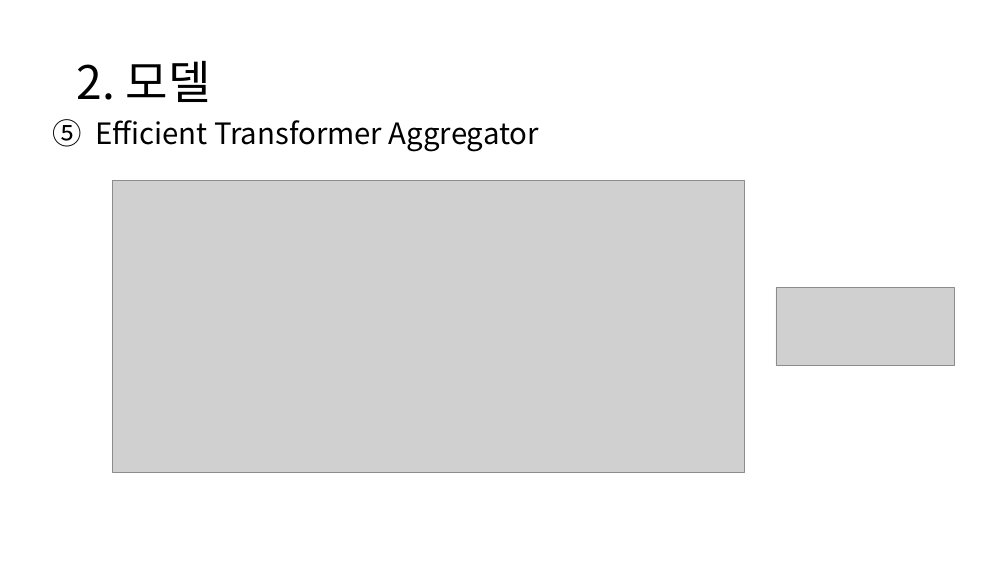
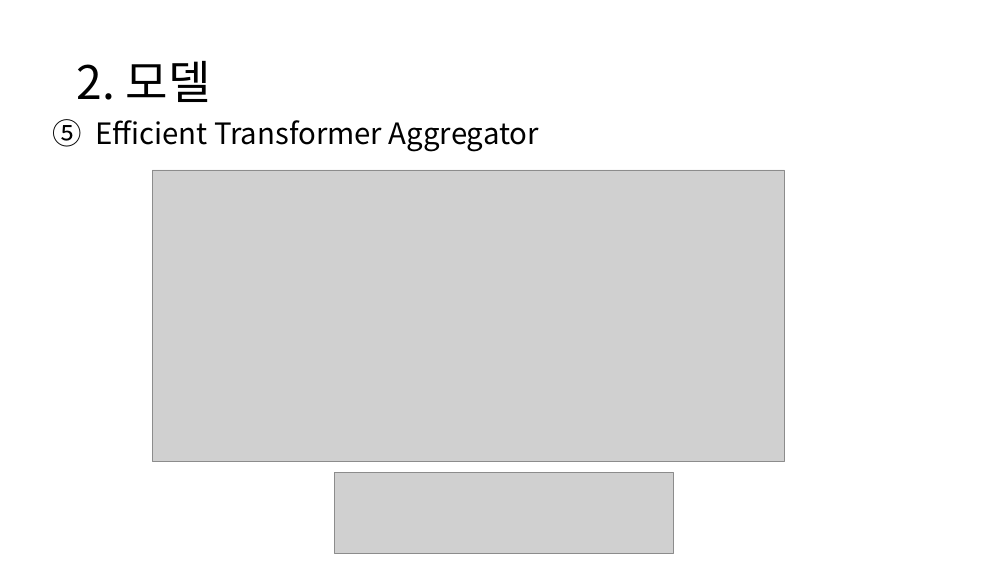
Before and after one commit to chroion/paper-review, a slide deck: slide 16 of CATs++ Boosting Cost Aggregation with Convolutions and Transformers/CATs++ Boosting Cost Aggregation with Convolutions and Transformers.pptx. Drawn at 1008x567 pixels with LibreOffice and Linux fonts; fonts in the diff are those of the drawing; grey boxes stand for pictures. Boxes give left, top, right and bottom in pixels: in the first picture for what was removed or moved away, otherwise in the second. Text is boxed around its words. In the diff, an @@ line names an element or a change of style, - is before the commit and + after.

```diff
--- a/CATs++ Boosting Cost Aggregation with Convolutions and Transformers/CATs++ Boosting Cost Aggregation with Convolutions and Transformers.pptx
+++ b/CATs++ Boosting Cost Aggregation with Convolutions and Transformers/CATs++ Boosting Cost Aggregation with Convolutions and Transformers.pptx
@@ picture: place and size @@
-picture at <box>112,181,744,473</box>
+picture at <box>153,170,785,462</box>
@@ picture removed at <box>776,287,954,365</box> @@
@@ picture added at <box>335,473,674,553</box> @@
```
Also in this commit, not shown: 6 other slides changed.
